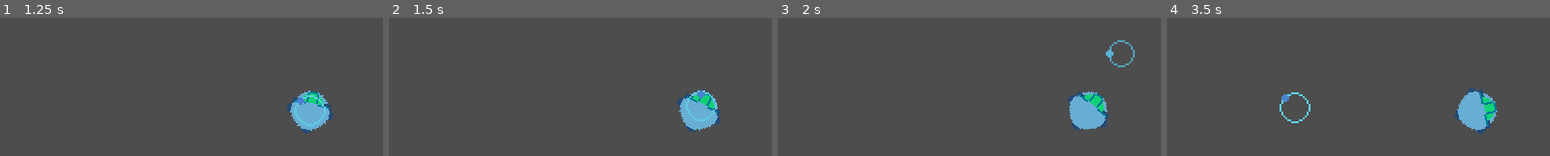
Above: before the commit, frames 1-4 (left to right).
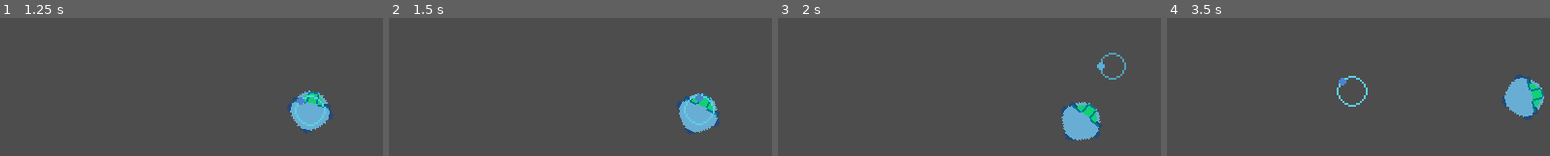
Above: after the commit, the same moments.

Repository: voithos/sticky-ships
Game: Godot game, scene res://scenes/level/main_level.tscn
Same seed, same stepped clock (60 frames per second), same inputs: the game is played once before the commit and once after it.
Inputs:
- Up to frame 1 (1.25 s): tap Enter at 0.5 s; hold D (turn_right) from 0.53 s (still down); tap P at 0.6 s
- Up to frame 2 (1.5 s): tap Space at 1.25 s; release D (turn_right) at 1.28 s; hold S (move_back) from 1.28 s (still down); tap P at 1.35 s
- Up to frame 3 (2 s): keep holding S (move_back)
- Up to frame 4 (3.5 s): release S (move_back) at 2.03 s; hold D (turn_right) 2.03-2.78 s; tap P at 2.1, 2.85 s; tap Enter at 2.75 s; hold W (move_forward) from 2.78 s (still down)

Frame 1 is identical in both runs. In frame 2, 1.2% of the frame differs, in the area x 74-87%, y 52-85%; in frame 3, 3.2%; in frame 4, 5.5%, in the area x 29-99%, y 40-84%.

Commit message:
Enable camera interpolation.

Diff:
--- a/project.godot
+++ b/project.godot
@@ -88,6 +88,10 @@
 2d_physics/layer_5="enemy_projectile"
 2d_physics/layer_6="level"
 
+[physics]
+
+common/physics_interpolation=true
+
 [rendering]
 
 textures/canvas_textures/default_texture_filter=0
--- a/scenes/player/player.gd
+++ b/scenes/player/player.gd
@@ -50,7 +50,6 @@
 	angular_velocity = lerp(angular_velocity, 0.0, drag_angular_coeff)
 
 	velocity = linear_velocity
-	#print(velocity)
 	move_and_slide()
 	rotation += angular_velocity * delta
 
--- a/scenes/player/player.tscn
+++ b/scenes/player/player.tscn
@@ -21,6 +21,7 @@
 texture = ExtResource("2_kak22")
 
 [node name="Camera2D" type="Camera2D" parent="."]
+position_smoothing_enabled = true
 
 [node name="Area2D" type="Area2D" parent="."]
 collision_mask = 22
